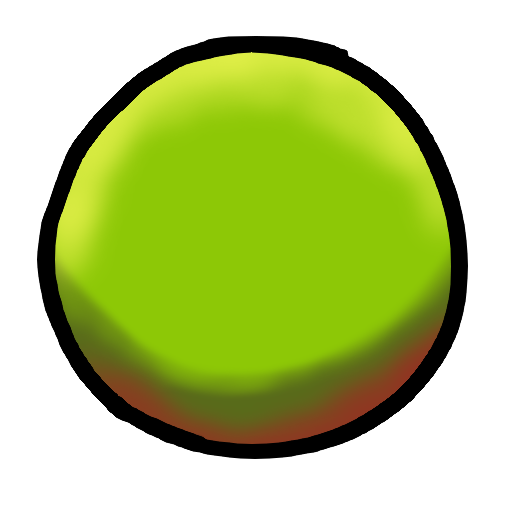
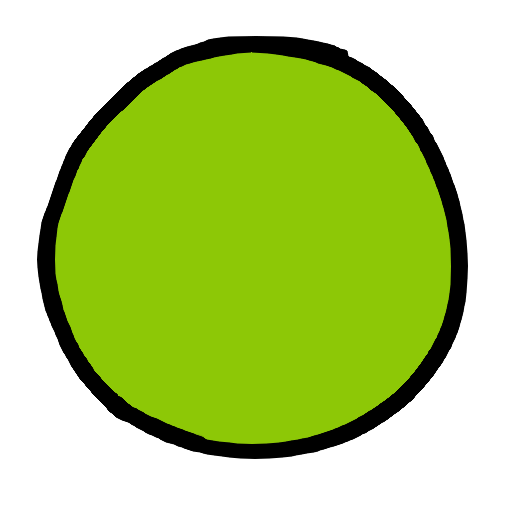
Two versions of the same layered image (512x512). Layer-by-layer changes:
hid "Paint Layer 5" over [55, 52, 451, 444]
